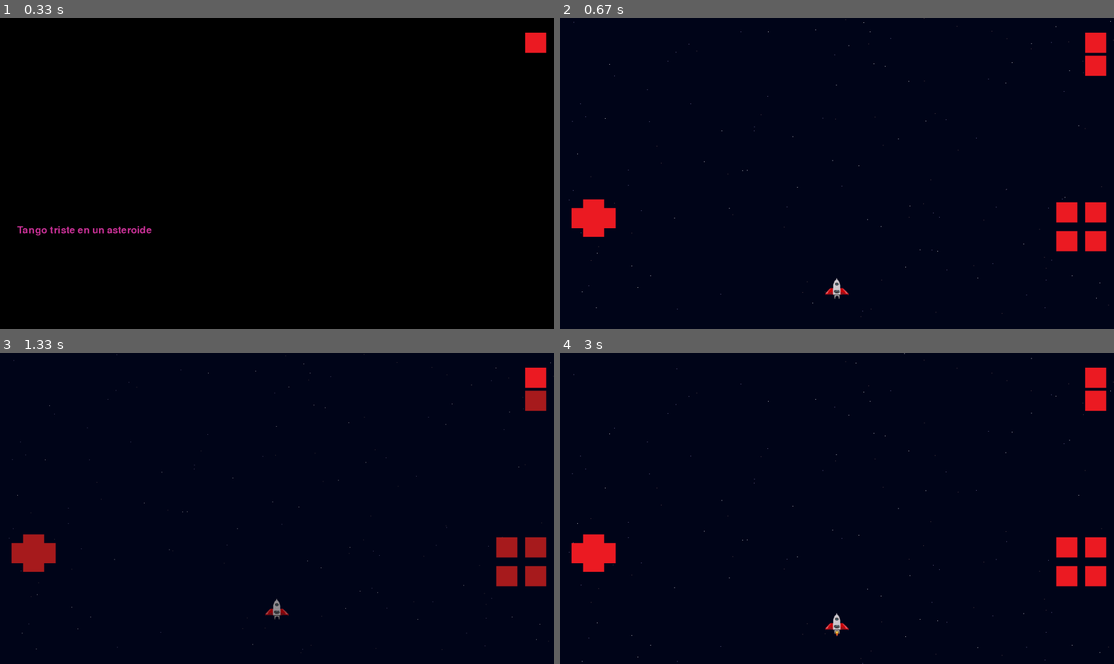
Above: before the commit, frames 1-4 (two rows, left to right).
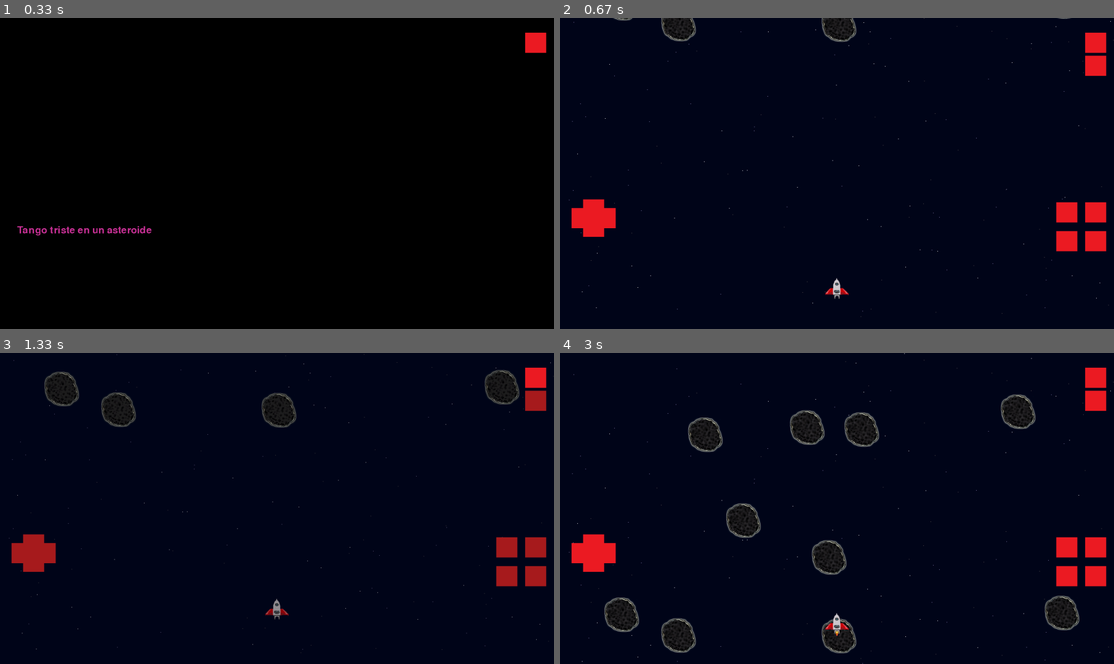
Above: after the commit, the same moments.

Repository: MicaelaEdith/spacecraftGame-pygame
Game: pygame game, started from main.py
Two runs of this game, one before a commit and one after it. Both use one fixed random seed, a clock stepped at 60 frames per second and the inputs below.
Inputs (mouse positions are in pixels of both pictures, inside the frame that each line leads up to):
- Up to frame 1 (0.33 s): no input
- Up to frame 2 (0.67 s): press the mouse at (1097, 42) at 0.37 s; move the mouse to (953, 64) at 0.47 s; release the mouse at (814, 89) at 0.6 s
- Up to frame 3 (1.33 s): press the mouse at (33, 542) at 0.7 s; move the mouse to (177, 558) at 0.8 s; release the mouse at (315, 573) at 0.93 s; press the mouse at (537, 377) at 1.03 s; move the mouse to (448, 421) at 1.13 s; release the mouse at (365, 464) at 1.27 s
- Up to frame 4 (3 s): press the mouse at (1097, 377) at 1.37 s; move the mouse to (942, 496) at 1.47 s; release the mouse at (787, 617) at 1.6 s; press the mouse at (582, 552) at 1.7 s; move the mouse to (615, 564) at 1.8 s; release the mouse at (648, 580) at 1.93 s; press the mouse at (604, 552) at 2.03 s; move the mouse to (820, 542) at 2.13 s; release the mouse at (1036, 530) at 2.27 s; press the mouse at (604, 552) at 2.37 s; move the mouse to (626, 489) at 2.47 s; release the mouse at (643, 424) at 2.6 s; press the mouse at (582, 552) at 2.7 s; move the mouse to (637, 580) at 2.8 s; release the mouse at (692, 604) at 2.93 s

Frame 1 is identical in both runs. In frame 2, 0.5% of the frame differs, in the area x 9-93%, y 0-8%; in frame 3, 1.3%; in frame 4, 3.4%, in the area x 8-94%, y 13-97%.

Commit message:
add meteorites

Diff:
--- a/main.py
+++ b/main.py
@@ -40,11 +40,11 @@
 starts1 = Starts(screenWidth, screenHeight)
 starts2 = Starts(screenWidth, screenHeight)
 starts2.speed = .5
-starts2.white = (125,120,168)
+starts2.white = (128,122,170)
 starts2.quiet = True
 starts3 = Starts(screenWidth, screenHeight)
 starts3.speed = .2
-starts3.white = (105,80,80)
+starts3.white = (87,80,80)
 starts3.quiet = True
 
 # Elementos de interaccion
@@ -127,13 +127,21 @@
             if buttons_menu[0].clicked:
                 start = not start
 
+
+                            #level meteorite
+    for i in meteorite.rectList:
+        for j in player.rectList:
+            if j.colliderect(i):
+            	start = not start
+
+
     if start:
         player.movePlayer()
         display.fill(blue)
         starts1.drawStarts(display)
         starts2.drawStarts(display)
         starts3.drawStarts(display)
-        #meteorite.draw(display)
+        meteorite.draw(display)
         player.drawPlayer(display)
 
         for button in buttons_left + buttons_right + buttons_menu:
